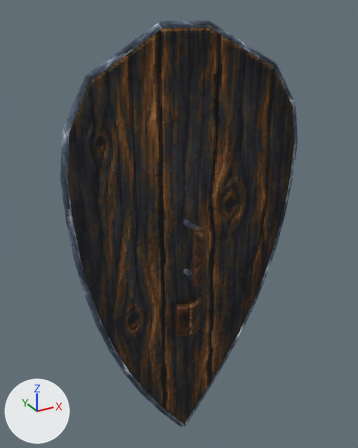
Before and after pictures for a commit that changed the glTF model templates/models/items/shield_kite/banded_kite/banded_kite.glb.
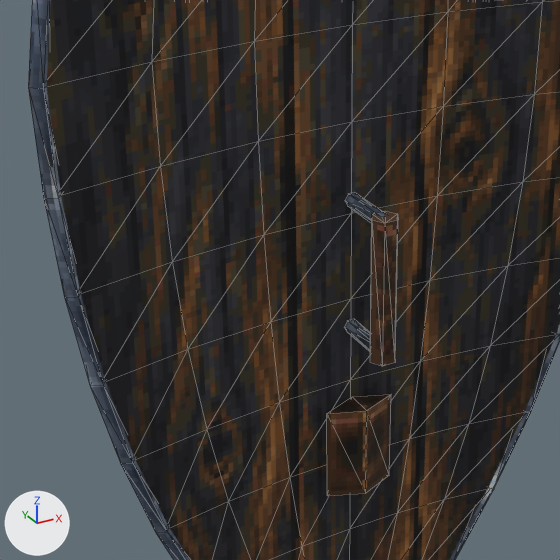
The first picture shows the older version from a 50 mm camera at (-0.446, -0.734, 0.446) aimed at (-0.003, 0.07, 0.044). The close-ups show the older and then the newer version on the part from 14% to 74% of the width and 32% to 81% of the height of that picture. Only the edits that show in the close-ups are written down. Every picture has the same lights, and +X, +Y and +Z are marked at lower left. The close-ups show mesh edges as thin lines. Vertices at exactly the same position are counted once.

The first close-up shows 'banded_kite'.
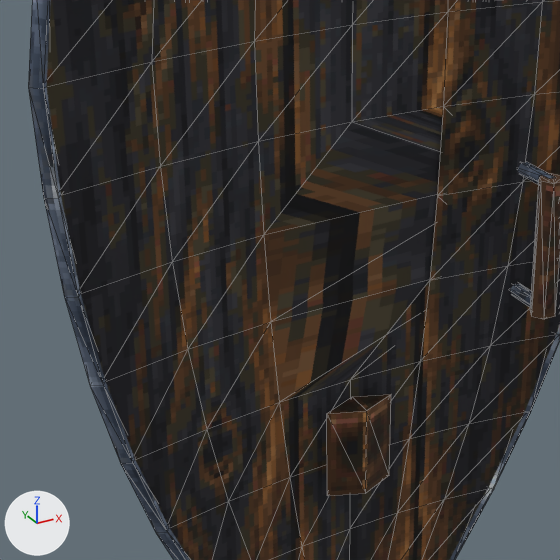
The newer file is also turned or shifted as a whole; pictures and numbers use the older file's frame.

What differs and where, as boxes (x1, y1, x2, y2) in the close-ups (560 x 560 px; the box of a moved part takes in the faces that stretch with it):
part 1 of me_banded_kite, moved or reshaped
    before: (370, 211, 398, 366)
    after: (530, 173, 560, 319)
part 2 of me_banded_kite, moved or reshaped
    before: (345, 192, 388, 223)
    after: (517, 162, 556, 185)
part 3 of me_banded_kite, moved or reshaped
    before: (344, 319, 370, 351)
    after: (510, 284, 531, 307)
part 4 of me_banded_kite, moved or reshaped
    both: (264, 106, 443, 402)

The change, as a list of edits to the scene's bpy script:
```text
Change me_banded_kite:
    where me_banded_kite.from_pydata(...)  # 358 vertices, 656 faces; spans x -0.247..0.247, y -0.01..0.072, z -0.482..0.423
    used by ob_banded_kite; location = (0.0, 0.0, 0.0)
    me_banded_kite part 1: the loose piece of 12 vertices spanning x -0.011..0.011, y -0.01..0.01, z -0.06..0.06 is moved by (0.153, 0.0, 0.0)
    me_banded_kite part 2: the loose piece of 12 vertices spanning x -0.006..0.006, y 0.0..0.05, z 0.05..0.06 is moved by (0.153, 0.0, 0.0)
    me_banded_kite part 3: the loose piece of 12 vertices spanning x -0.006..0.006, y 0.0..0.05, z -0.06..-0.05 is moved by (0.153, 0.0, 0.0)
    me_banded_kite part 4
    me_banded_kite.vertices[129].co: (0.0, 0.05, 0.043) -> (0.153, 0.05, 0.043)  # pixel (351, 213) -> not seen
    me_banded_kite.vertices[136].co: (0.0, 0.05, -0.031) -> (0.153, 0.05, -0.031)  # pixel (350, 298) -> not seen
```
